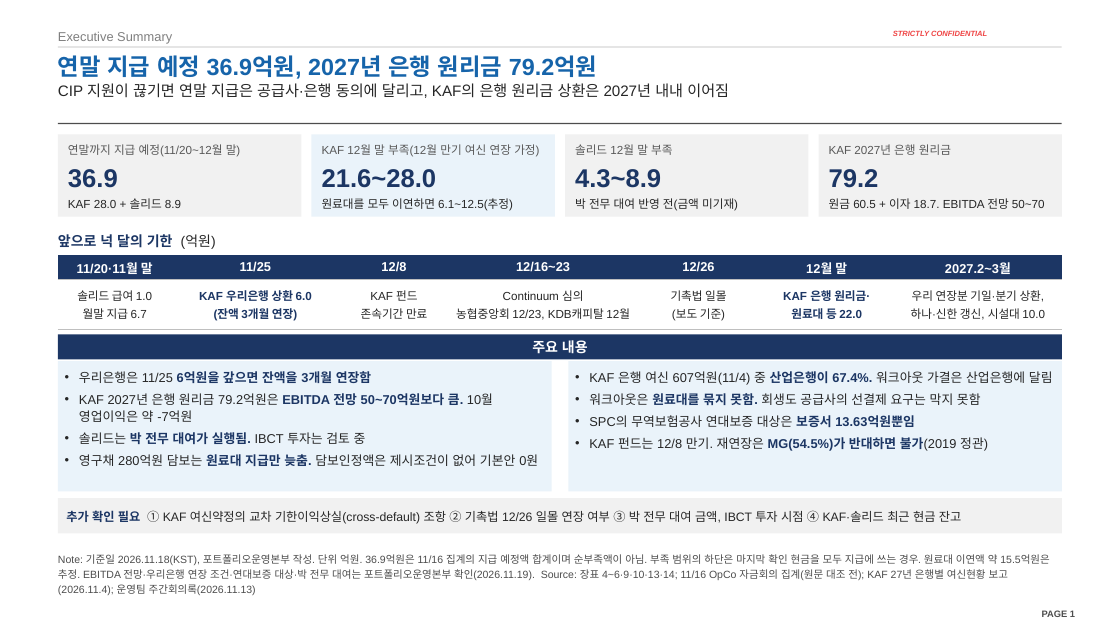
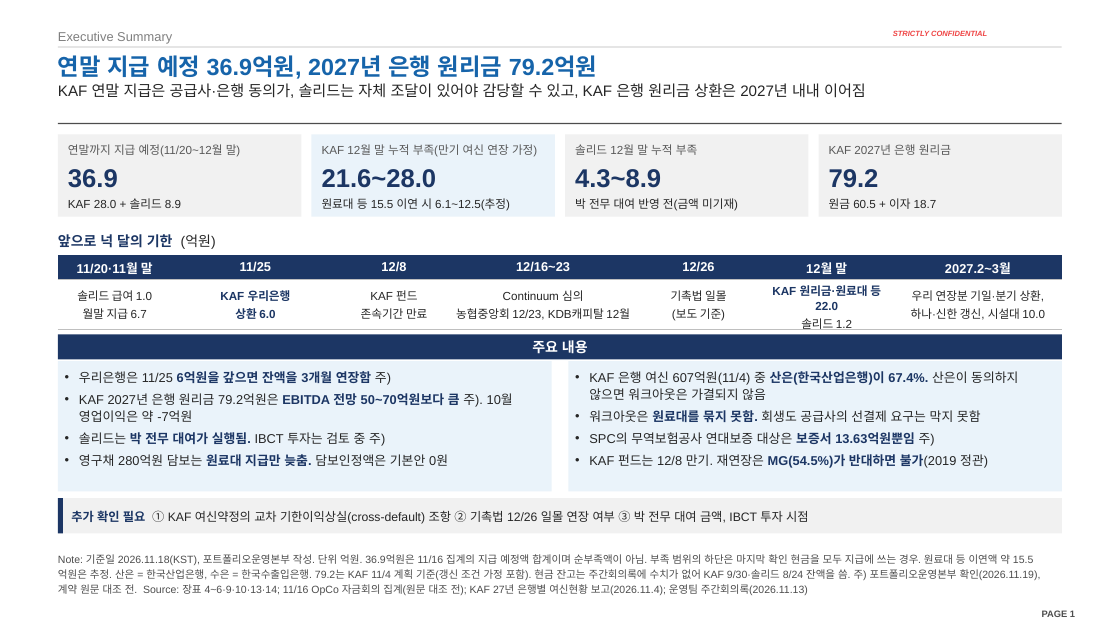
Before and after one commit to jogyesung/GS-Secretary, a slide deck: slide 1 of outputs/CIP_KAF_솔리드_자금조달차질_시나리오_20261118.pptx. Drawn at 1120x630 pixels with LibreOffice and Linux fonts; fonts in the diff are those of the drawing; background and template pictures are left out. Boxes give left, top, right and bottom in pixels: in the first picture for what was removed or moved away, otherwise in the second. Text is boxed around its words. In the diff, an @@ line names an element or a change of style, - is before the commit and + after.

```diff
--- a/outputs/CIP_KAF_솔리드_자금조달차질_시나리오_20261118.pptx
+++ b/outputs/CIP_KAF_솔리드_자금조달차질_시나리오_20261118.pptx
@@ text at bbox=[58, 83, 866, 98]: text changed @@
-CIP 지원이 끊기면 연말 지급은 공급사·은행 동의에 달리고, KAF의 은행 원리금 상환은 2027년 내내 이어짐
+KAF 연말 지급은 공급사·은행 동의가, 솔리드는 자체 조달이 있어야 감당할 수 있고, KAF 은행 원리금 상환은 2027년 내내 이어짐
@@ text at bbox=[322, 144, 537, 157]: text changed @@
-KAF 12월 말 부족(12월 만기 여신 연장 가정)
+KAF 12월 말 누적 부족(만기 여신 연장 가정)
@@ text at bbox=[575, 144, 697, 155]: text changed @@
-솔리드 12월 말 부족
+솔리드 12월 말 누적 부족
@@ text at bbox=[322, 198, 510, 211]: text changed @@
-원료대를 모두 이연하면 6.1~12.5(추정)
+원료대 등 15.5 이연 시 6.1~12.5(추정)
@@ text at bbox=[829, 198, 937, 209]: text changed @@
-원금 60.5 + 이자 18.7. EBITDA 전망 50~70
+원금 60.5 + 이자 18.7
@@ table at bbox=[58, 255, 1062, 334] @@
-row 2, column 2: KAF 우리은행 상환 6.0 / (잔액 3개월 연장)
+row 2, column 2: KAF 우리은행 / 상환 6.0
-row 2, column 6: KAF 은행 원리금· / 원료대 등 22.0
+row 2, column 6: KAF 원리금·원료대 등 22.0 / 솔리드 1.2
@@ text in rectangle at bbox=[79, 371, 513, 466]: text changed @@
-• 우리은행은 11/25 6억원을 갚으면 잔액을 3개월 연장함
-• KAF 2027년 은행 원리금 79.2억원은 EBITDA 전망 50~70억원보다 큼. 10월 영업이익은 약 -7억원
-• 솔리드는 박 전무 대여가 실행됨. IBCT 투자는 검토 중
-• 영구채 280억원 담보는 원료대 지급만 늦춤. 담보인정액은 제시조건이 없어 기본안 0원
+• 우리은행은 11/25 6억원을 갚으면 잔액을 3개월 연장함 주)
+• KAF 2027년 은행 원리금 79.2억원은 EBITDA 전망 50~70억원보다 큼 주). 10월 영업이익은 약 -7억원
+• 솔리드는 박 전무 대여가 실행됨. IBCT 투자는 검토 중 주)
+• 영구채 280억원 담보는 원료대 지급만 늦춤. 담보인정액은 기본안 0원
@@ text in rectangle at bbox=[589, 371, 1018, 400]: text changed @@
-• KAF 은행 여신 607억원(11/4) 중 산업은행이 67.4%. 워크아웃 가결은 산업은행에 달림
+• KAF 은행 여신 607억원(11/4) 중 산은(한국산업은행)이 67.4%. 산은이 동의하지 않으면 워크아웃은 가결되지 않음
@@ text in rectangle at bbox=[589, 432, 935, 446]: text changed @@
-• SPC의 무역보험공사 연대보증 대상은 보증서 13.63억원뿐임
+• SPC의 무역보험공사 연대보증 대상은 보증서 13.63억원뿐임 주)
@@ rectangle added at bbox=[58, 498, 63, 534], fill #1C3664 @@
@@ text at bbox=[71, 510, 808, 524]: text changed @@
-추가 확인 필요 ① KAF 여신약정의 교차 기한이익상실(cross-default) 조항 ② 기촉법 12/26 일몰 연장 여부 ③ 박 전무 대여 금액, IBCT 투자 시점 ④ KAF·솔리드 최근 현금 잔고
+추가 확인 필요 ① KAF 여신약정의 교차 기한이익상실(cross-default) 조항 ② 기촉법 12/26 일몰 연장 여부 ③ 박 전무 대여 금액, IBCT 투자 시점
@@ text at bbox=[58, 554, 1041, 595]: text changed @@
-Note: 기준일 2026.11.18(KST), 포트폴리오운영본부 작성. 단위 억원. 36.9억원은 11/16 집계의 지급 예정액 합계이며 순부족액이 아님. 부족 범위의 하단은 마지막 확인 현금을 모두 지급에 쓰는 경우. 원료대 이연액 약 15.5억원은 추정. EBITDA 전망·우리은행 연장 조건·연대보증 대상·박 전무 대여는 포트폴리오운영본부 확인(2026.11.19). Source: 장표 4~6·9·10·13·14; 11/16 OpCo 자금회의 집계(원문 대조 전); KAF 27년 은행별 여신현황 보고(2026.11.4); 운영팀 주간회의록(2026.11.13)
+Note: 기준일 2026.11.18(KST), 포트폴리오운영본부 작성. 단위 억원. 36.9억원은 11/16 집계의 지급 예정액 합계이며 순부족액이 아님. 부족 범위의 하단은 마지막 확인 현금을 모두 지급에 쓰는 경우. 원료대 등 이연액 약 15.5억원은 추정. 산은 = 한국산업은행, 수은 = 한국수출입은행. 79.2는 KAF 11/4 계획 기준(갱신 조건 가정 포함). 현금 잔고는 주간회의록에 수치가 없어 KAF 9/30·솔리드 8/24 잔액을 씀. 주) 포트폴리오운영본부 확인(2026.11.19), 계약 원문 대조 전. Source: 장표 4~6·9·10·13·14; 11/16 OpCo 자금회의 집계(원문 대조 전); KAF 27년 은행별 여신현황 보고(2026.11.4); 운영팀 주간회의록(2026.11.13)
```
Also in this commit, not shown: 24 other slides changed, 1 other file.
